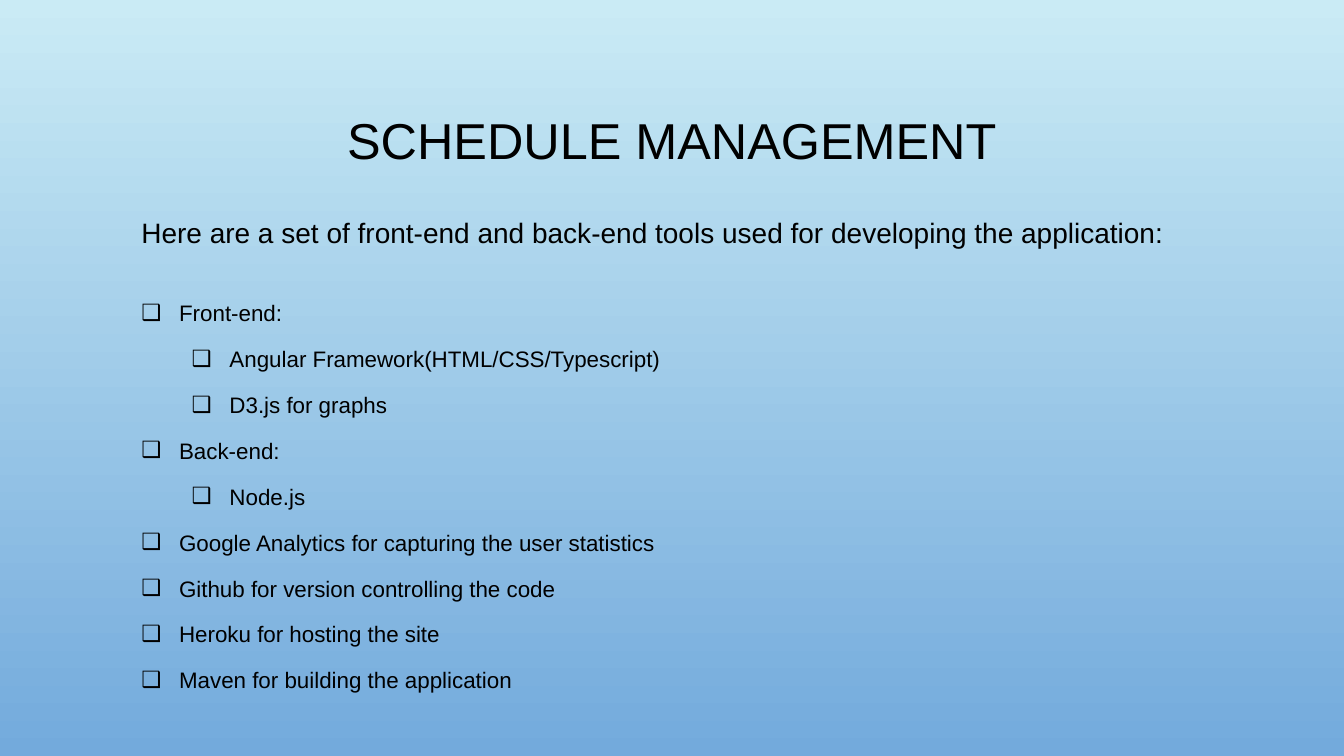
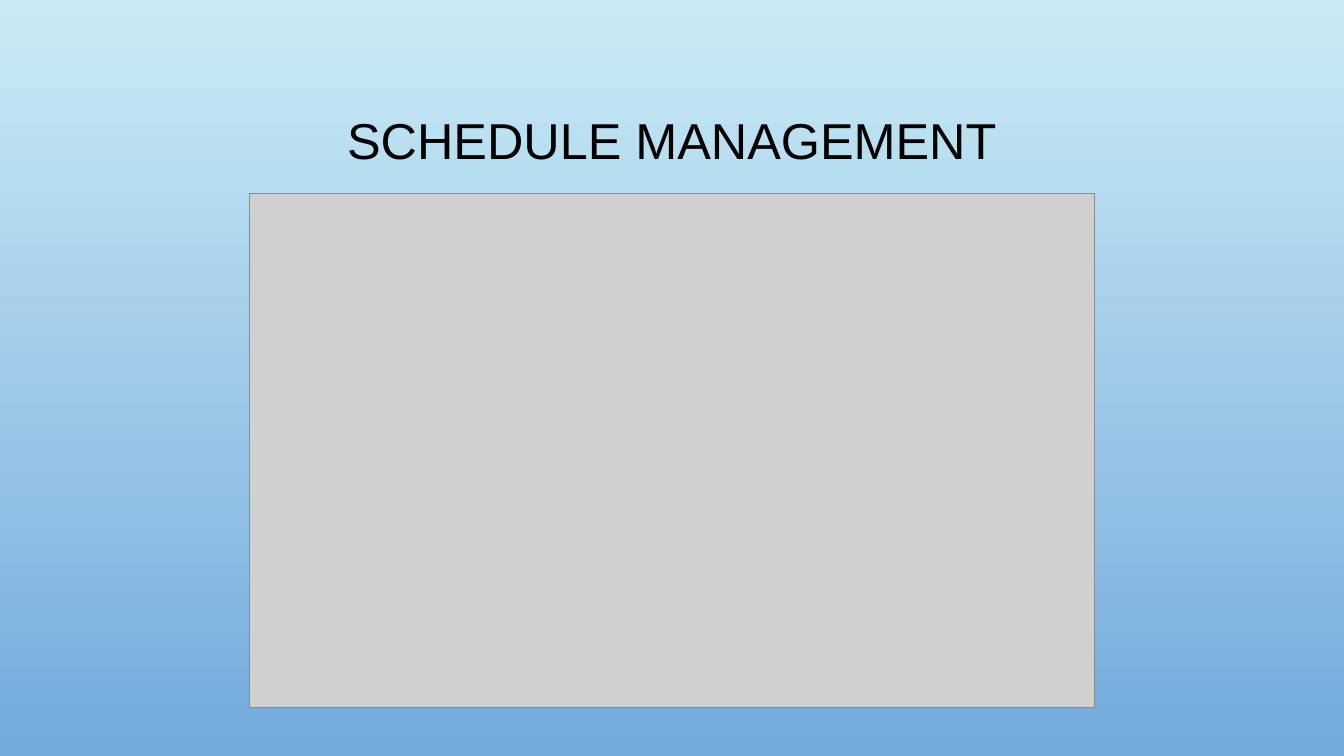
Before and after one commit to RaviTeja444/health-wellness, a slide deck: slide 11 of docs/presentation/Walk_Tracker.pptx. Drawn at 1344x756 pixels with LibreOffice and Linux fonts; fonts in the diff are those of the drawing; grey boxes stand for pictures; background and template pictures are left out. Boxes give left, top, right and bottom in pixels: in the first picture for what was removed or moved away, otherwise in the second. Text is boxed around its words. In the diff, an @@ line names an element or a change of style, - is before the commit and + after.

Commit message:
Adding budget and schedule management

```diff
--- a/docs/presentation/Walk_Tracker.pptx
+++ b/docs/presentation/Walk_Tracker.pptx
@@ picture added at [249,194,1095,708] @@
@@ text removed at [141,222,1163,693] @@
-Here are a set of front-end and back-end tools used for developing the application:
-❑ Front-end:
-  ❑ Angular Framework(HTML/CSS/Typescript)
-  ❑ D3.js for graphs
-❑ Back-end:
-  ❑ Node.js
-❑ Google Analytics for capturing the user statistics
-❑ Github for version controlling the code
-❑ Heroku for hosting the site
-❑ Maven for building the application
```
Also in this commit, not shown: 1 other slide changed, 4 other files.
